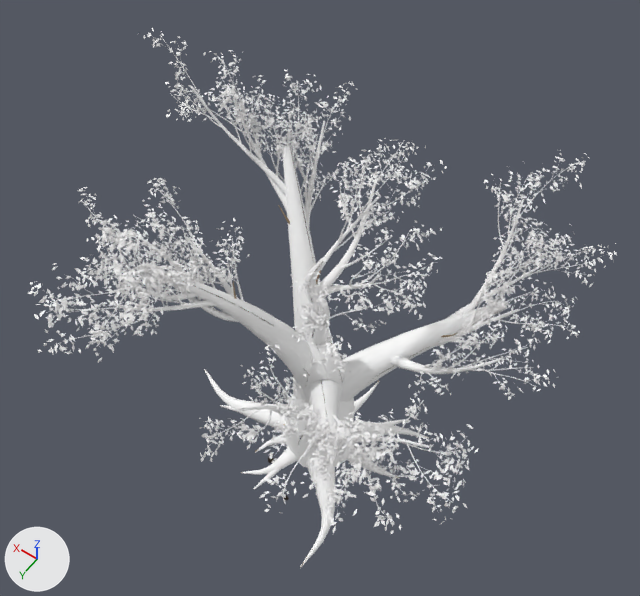
A saved change to the glTF model assets/models/ancient_tree/variants/variant_03/ancient_tree_03_lod1.glb.
Both versions are drawn from a 50 mm lens placed at (-14.6, 20.6, 45.8), pointed at (1.4, -1.8, 10.7). Every picture has the same lights, and +X, +Y and +Z are marked at lower left. The older version comes first. Vertices at exactly the same position are counted once.

In view in the first picture: 'AncientLeaves_LOD1', 'AncientTreeWood_LOD1', 'FineBranches_LOD1' and 1 more.
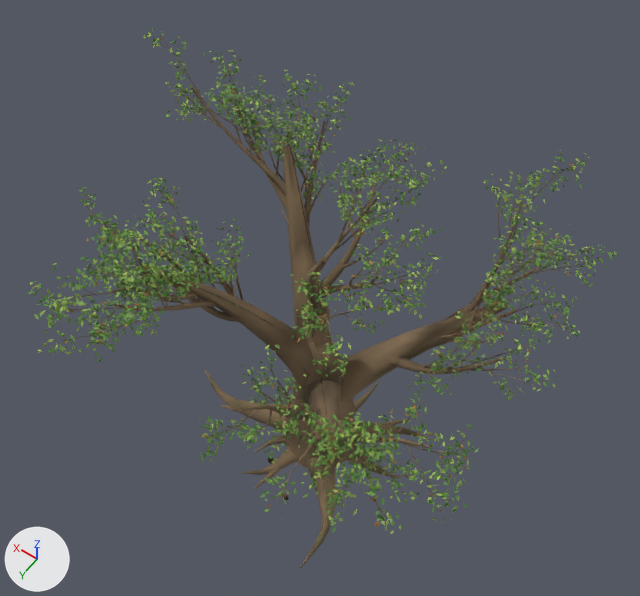
Boxes [x1, y1, x2, y2] around the edits, measured in the pictures (640 x 596 px):
'AncientLeaves_LOD1', recoloured: [28, 28, 617, 534] in both
'AncientTreeWood_LOD1', recoloured: [49, 35, 594, 568] in both
'FineBranches_LOD1', recoloured: [43, 36, 610, 519] in both

What changed in the scene script:
```text
Change mat_ancientbark:
    where n0 = _N.new('ShaderNodeBsdfPrincipled'); n0.name = 'Principled BSDF'
    remove n0.inputs[0].default_value = (1.0, 1.0, 1.0, 1.0)  # 'Base Color', white #ffffff
    add n2 = _N.new('ShaderNodeVertexColor'); n2.name = 'Color Attribute'
    add _L.new(n2.outputs[0], n0.inputs[0])  # 'Color' to 'Base Color'
Change mat_leafforest:
    where n0 = _N.new('ShaderNodeBsdfPrincipled'); n0.name = 'Principled BSDF'
    remove n0.inputs[0].default_value = (1.0, 1.0, 1.0, 1.0)  # 'Base Color', white #ffffff
    add n2 = _N.new('ShaderNodeVertexColor'); n2.name = 'Color Attribute'
    add _L.new(n2.outputs[0], n0.inputs[0])  # 'Color' to 'Base Color'
Change mat_leafsage:
    where n0 = _N.new('ShaderNodeBsdfPrincipled'); n0.name = 'Principled BSDF'
    remove n0.inputs[0].default_value = (1.0, 1.0, 1.0, 1.0)  # 'Base Color', white #ffffff
    add n2 = _N.new('ShaderNodeVertexColor'); n2.name = 'Color Attribute'
    add _L.new(n2.outputs[0], n0.inputs[0])  # 'Color' to 'Base Color'
Change mat_leafsunlit:
    where n0 = _N.new('ShaderNodeBsdfPrincipled'); n0.name = 'Principled BSDF'
    remove n0.inputs[0].default_value = (1.0, 1.0, 1.0, 1.0)  # 'Base Color', white #ffffff
    add n2 = _N.new('ShaderNodeVertexColor'); n2.name = 'Color Attribute'
    add _L.new(n2.outputs[0], n0.inputs[0])  # 'Color' to 'Base Color'
Change mat_leafdry:
    where n0 = _N.new('ShaderNodeBsdfPrincipled'); n0.name = 'Principled BSDF'
    remove n0.inputs[0].default_value = (1.0, 1.0, 1.0, 1.0)  # 'Base Color', white #ffffff
    add n2 = _N.new('ShaderNodeVertexColor'); n2.name = 'Color Attribute'
    add _L.new(n2.outputs[0], n0.inputs[0])  # 'Color' to 'Base Color'
Change me_trunkcore_curve_001:
    where me_trunkcore_curve_001.from_pydata(...)  # 11092 vertices, 17090 faces; spans x -10.3..12.9, y -12.8..10.6, z -0.1..20.7
    used by ob_ancienttreewood_lod1; location = (0.0, 0.0, 0.0)
    me_trunkcore_curve_001 part 1: vertex colours changed
Change me_ancientleaves_mesh_001:
    where me_ancientleaves_mesh_001.from_pydata(...)  # 37437 vertices, 21095 faces; spans x -10.9..13.7, y -13.7..11.4, z 9.9..21.5
    used by ob_ancientleaves_lod1; location = (0.0, 0.0, 0.0)
    me_ancientleaves_mesh_001 part 2: vertex colours changed
```
